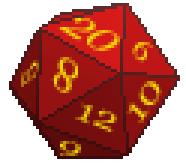
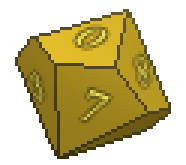
Layer changes from the first 186×165 image to the second:
showed group "d10" (1st of 2) (15 layers) over [15, 9, 171, 159]
renamed "6" to (unnamed layer), painted on it over [120, 123, 147, 135]
renamed "5" to "3", painted on it over [30, 72, 45, 102]
renamed "4" to "8", painted on it over [135, 48, 150, 87]
renamed "0" to "7", painted on it over [81, 87, 111, 123]
renamed "9" to "2", painted on it over [72, 24, 111, 48]
hid group "d20" (18 layers) over [9, 3, 180, 159]
